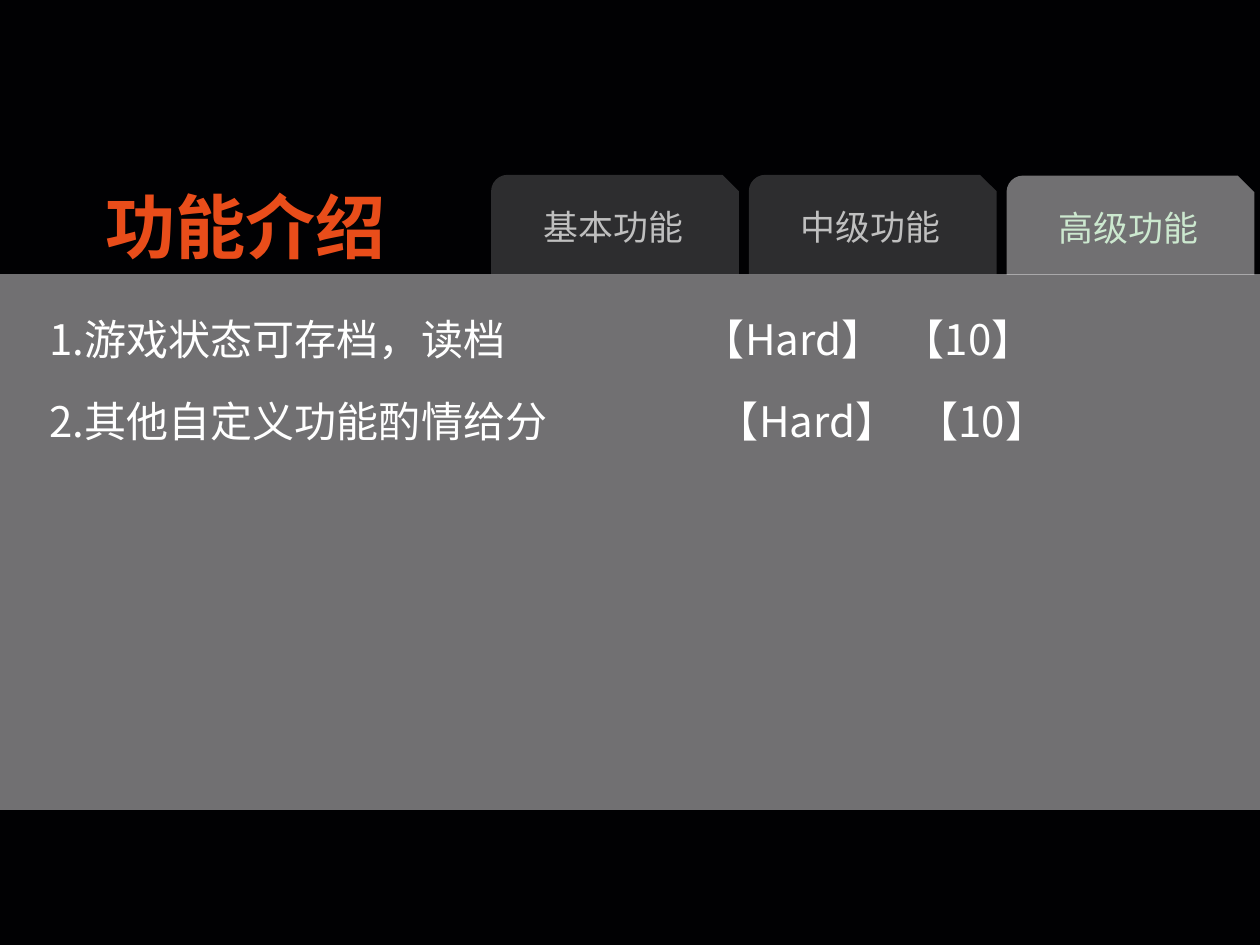
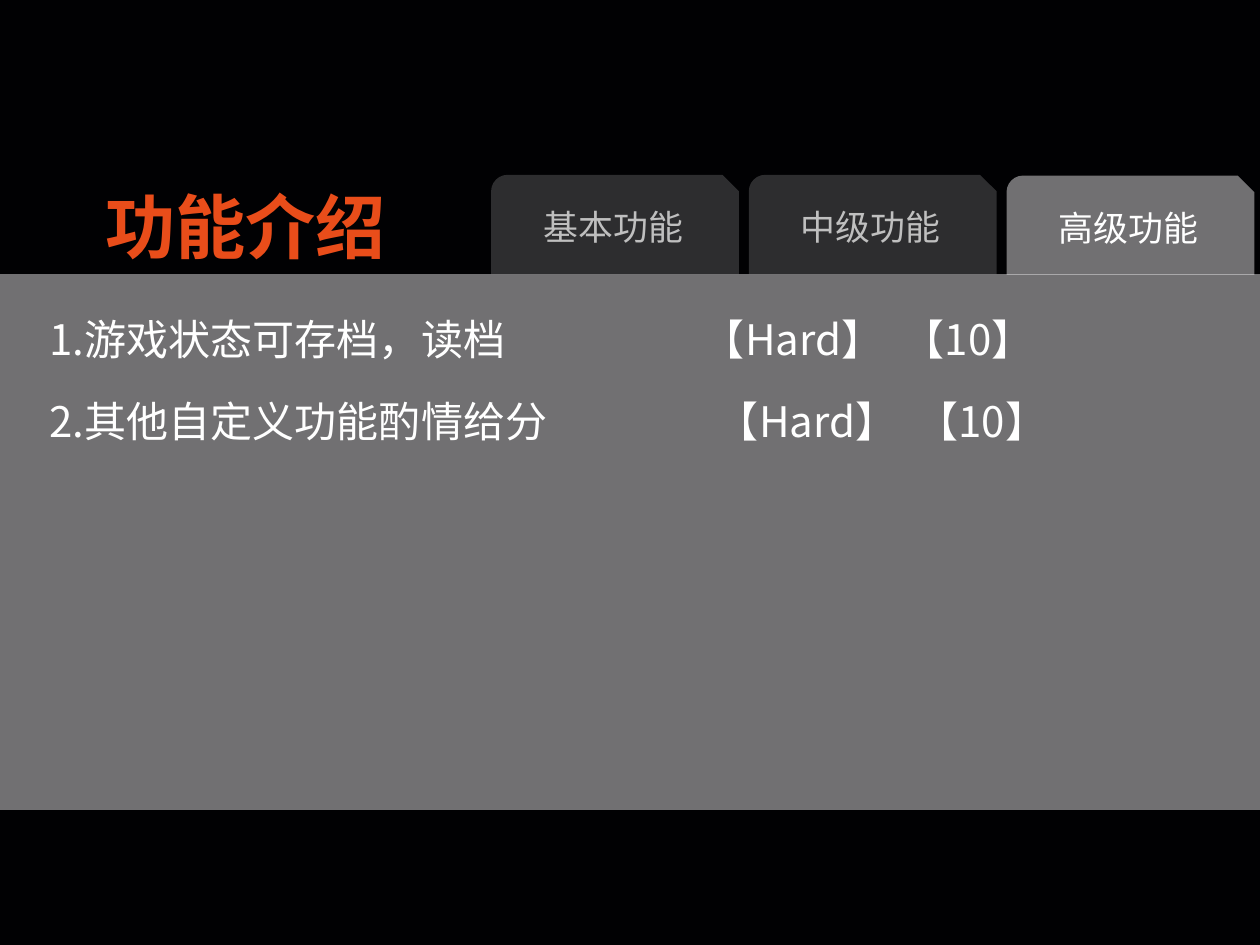
Before and after one commit to CO0kie-SH/15PB-Snake, a slide deck: slide 6 of 5.贪吃蛇PPT示例.pptx. Drawn at 1260x945 pixels with LibreOffice and Linux fonts; fonts in the diff are those of the drawing. Boxes give left, top, right and bottom in pixels: in the first picture for what was removed or moved away, otherwise in the second. Text is boxed around its words. In the diff, an @@ line names an element or a change of style, - is before the commit and + after.

```diff
--- a/5.贪吃蛇PPT示例.pptx
+++ b/5.贪吃蛇PPT示例.pptx
@@ snip round rect "高级功能" at (1007, 175, 1255, 275): text colour #CCE8CF to #FFFFFF @@
```
Also in this commit, not shown: 11 other slides changed, 5 other files.
